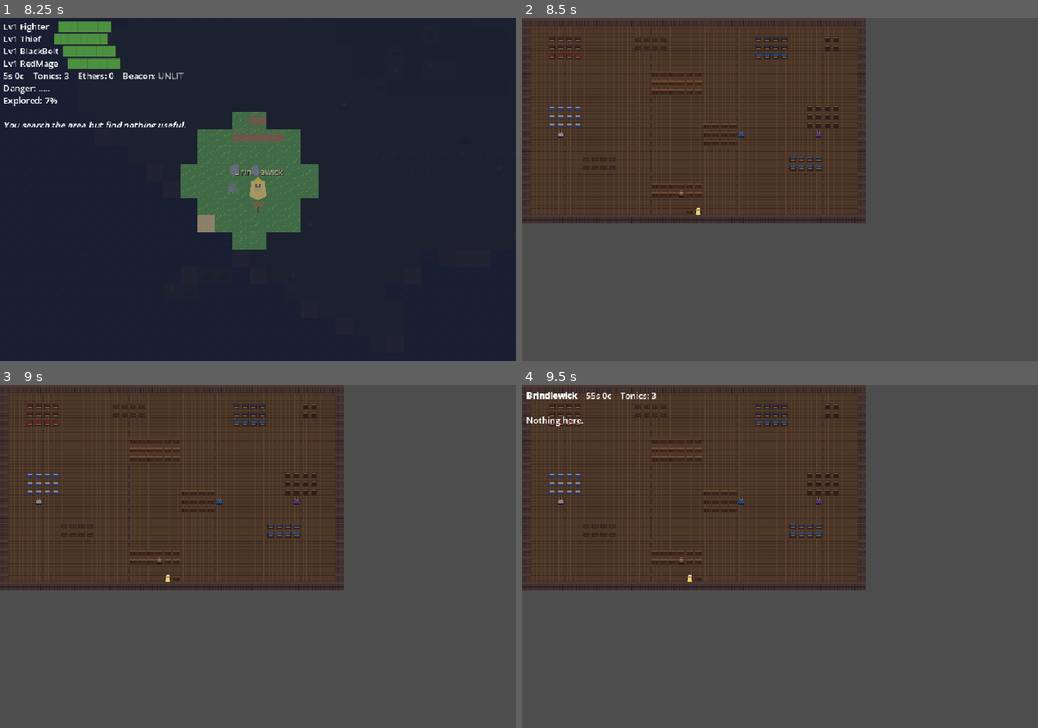
Above: before the commit, frames 1-4 (two rows, left to right).
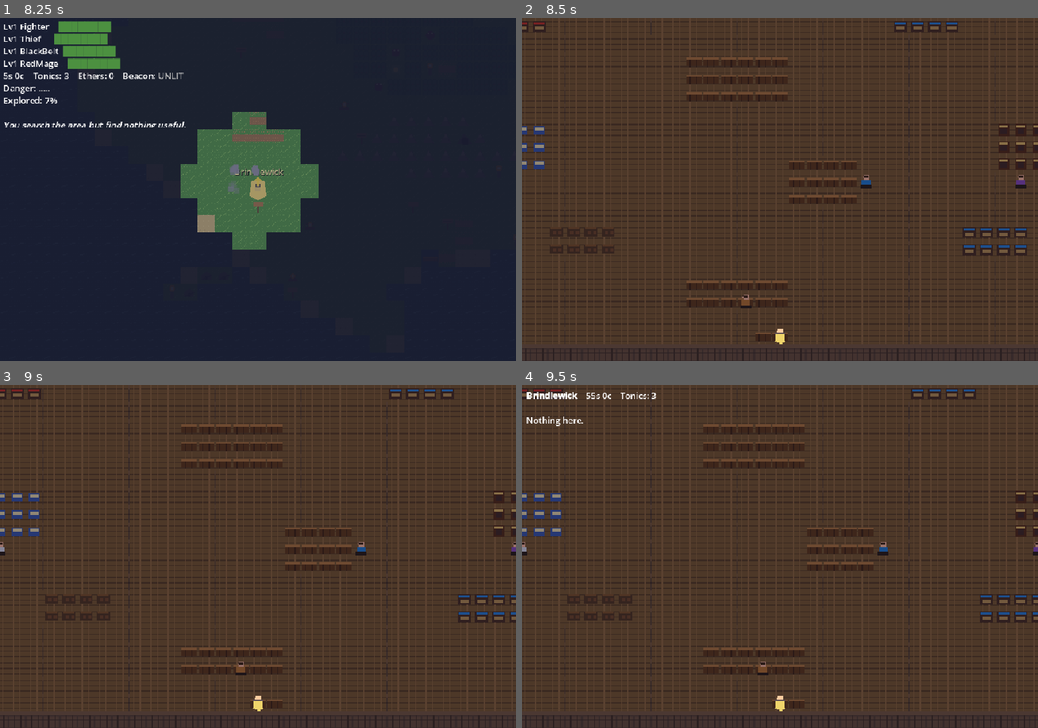
Above: after the commit, the same moments.

Repository: wink-/lanternhouse
Game: Godot game, scene res://scenes/title/title.tscn
Same seed, same stepped clock (60 frames per second), same inputs: the game is played once before the commit and once after it.
Inputs:
- Up to frame 1 (8.25 s): tap Enter at 0.5, 2, 2.1, 3.5 s; hold D (move_right) 0.53-1.28 s; tap E (interact) at 0.6 s; tap Space at 0.77, 1.25, 1.52, 2.75, 3.02, 3.77, 4.25, 4.52, 6.02, 6.77, 7.52 s; hold S (move_down) 1.28-2.03 s; tap 1 at 1.35 s; hold D (move_right) 2.03-2.78 s; hold W (move_up) 2.78-3.53 s; tap 2 at 2.85 s; hold A (move_left) 3.53-5.03 s; tap 3 at 3.6 s; tap Escape at 4.15 s; tap 4 at 4.35 s; hold S (move_down) 5.03-5.78 s; tap 5 at 5.1 s; hold D (move_right) 5.78-6.53 s; tap Tab at 5.85 s; hold W (move_up) 6.53-7.28 s; tap M at 6.6 s; hold D (move_right) 7.28-8.03 s; tap I at 7.35 s; hold S (move_down) from 8.03 s (still down); tap C at 8.1 s
- Up to frame 2 (8.5 s): keep holding S (move_down)
- Up to frame 3 (9 s): release S (move_down) at 8.78 s; hold A (move_left) from 8.78 s (still down); tap J at 8.85 s
- Up to frame 4 (9.5 s): keep holding A (move_left); tap Space at 9.02 s

Frame 1 is identical in both runs. In frame 2, 64% of the frame differs, in the area x 0-100%, y 0-100%; in frame 3, 64%; in frame 4, 64%.

Commit message:
Add town camera and UI layer

Diff:
--- a/scenes/town/town.tscn
+++ b/scenes/town/town.tscn
@@ -7,13 +7,21 @@
 
 [node name="MapLayer" type="Node2D" parent="."]
 
+[node name="Camera2D" type="Camera2D" parent="."]
+enabled = true
+current = true
+anchor_mode = 1
+zoom = Vector2(2, 2)
+
 [node name="PlayerSprite" type="Node2D" parent="."]
 
 [node name="Body" type="Polygon2D" parent="PlayerSprite"]
 color = Color(0.941, 0.831, 0.416, 1)
 polygon = PackedVector2Array(-6, -8, 6, -8, 8, 6, 0, 10, -8, 6)
 
-[node name="Dialog" type="RichTextLabel" parent="."]
+[node name="UILayer" type="CanvasLayer" parent="."]
+
+[node name="Dialog" type="RichTextLabel" parent="UILayer"]
 bbcode_enabled = true
 position = Vector2(8, 8)
 size = Vector2(400, 120)
--- a/scripts/town.gd
+++ b/scripts/town.gd
@@ -100,14 +100,16 @@
 const WANDER_RADIUS := 3
 
 @onready var map_layer: Node2D = $MapLayer
+@onready var camera: Camera2D = $Camera2D
 @onready var player_sprite: Node2D = $PlayerSprite
-@onready var dialog: RichTextLabel = $Dialog
+@onready var dialog: RichTextLabel = $UILayer/Dialog
 
 func _ready() -> void:
 	_load_town_atlas()
 	_draw_map()
 	_build_npc_positions()
 	_draw_npcs()
+	_configure_camera()
 	GameData.visited_town = true
 	# Auto-accept and complete Visit Brindlewick quest
 	if not GameData.active_quests.has("visit_brindlewick"):
@@ -270,6 +272,7 @@
 	_refresh_npcs()
 	_apply_day_tint()
 	player_sprite.position = Vector2(pos * TILE_SIZE) + Vector2(TILE_SIZE / 2, TILE_SIZE / 2)
+	_update_camera()
 	if _town_atlas and not player_sprite.has_node("Sprite"):
 		var sprite := Sprite2D.new()
 		sprite.name = "Sprite"
@@ -279,6 +282,21 @@
 		player_sprite.add_child(sprite)
 		if player_sprite.has_node("Body"):
 			player_sprite.get_node("Body").visible = false
+
+func _configure_camera() -> void:
+	if not camera:
+		return
+	camera.anchor_mode = Camera2D.ANCHOR_MODE_DRAG_CENTER
+	camera.limit_enabled = true
+	camera.limit_left = 0
+	camera.limit_top = 0
+	camera.limit_right = MAP[0].length() * TILE_SIZE
+	camera.limit_bottom = MAP.size() * TILE_SIZE
+	_update_camera()
+
+func _update_camera() -> void:
+	if camera:
+		camera.global_position = player_sprite.global_position
 
 func _apply_day_tint() -> void:
 	var phase: String = GameData.get_day_phase()
